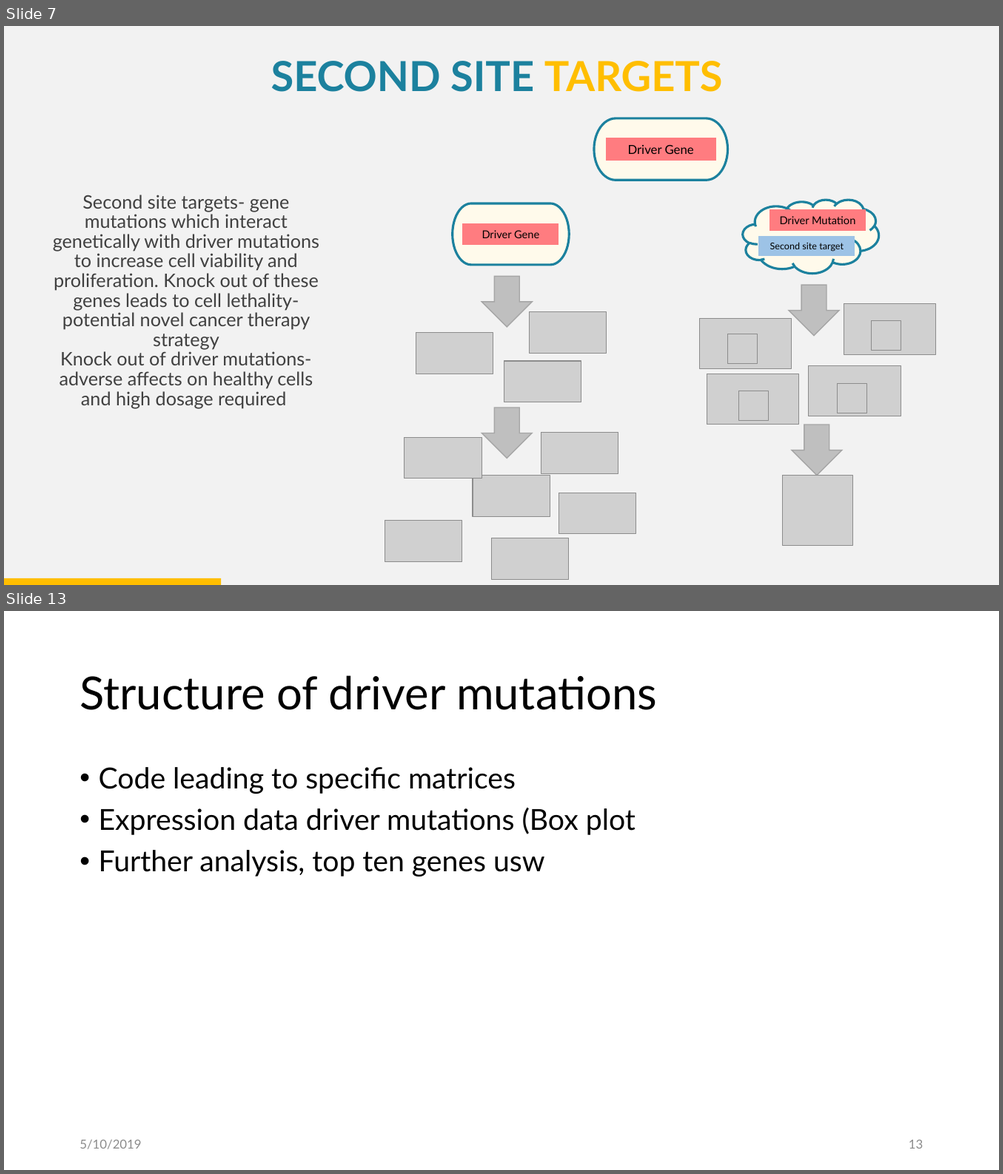
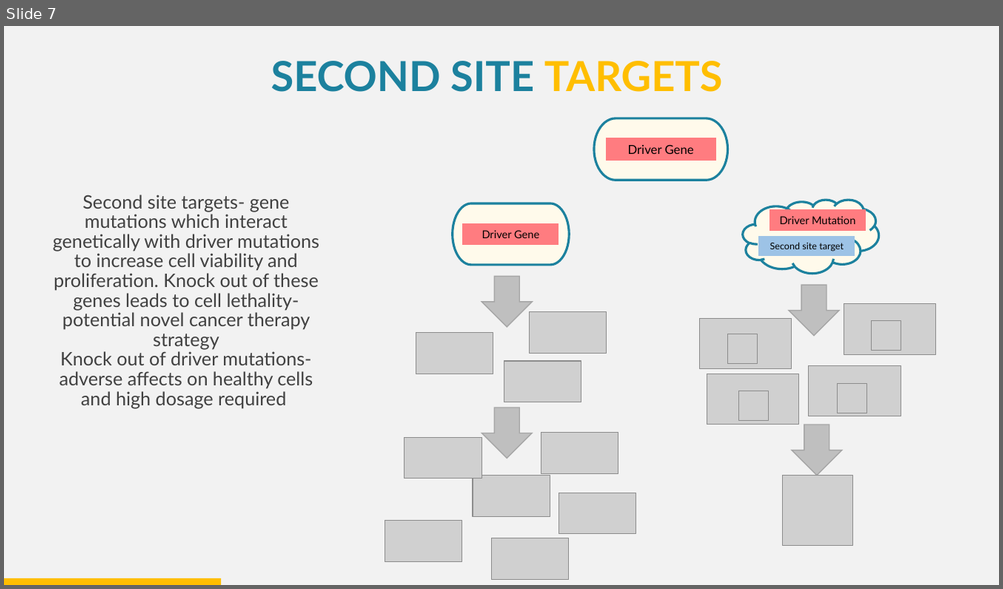
Before and after one commit to datascience-mobi/group-04-project-1-4, a slide deck: Folien Elias.pptx. Shown one above the other, each under a label of ours: slides 7 and 13 before the commit, slide 7 after it; the slides between them are not shown. The pictures are 1003x1174 and 1003x589 pixels, drawn with LibreOffice and Linux fonts; fonts in the diff are those of the drawing; grey boxes stand for pictures. Boxes give left, top, right and bottom in pixels: in the first picture for what was removed or moved away, otherwise in the second. Text is boxed around its words. In the diff, an @@ line names an element or a change of style, - is before the commit and + after.

```diff
--- a/Folien Elias.pptx
+++ b/Folien Elias.pptx
@@ slide 13 removed at (4, 611, 999, 1170), background #FFFFFF @@
@@ title removed at (79, 675, 657, 710) @@
-Structure of driver mutations
@@ text removed at (99, 767, 635, 877) @@
-• Code leading to specific matrices
-• Expression data driver mutations (Box plot
-• Further analysis, top ten genes usw
@@ text removed at (79, 1140, 141, 1150) @@
-5/10/2019
@@ page number removed at (908, 1140, 922, 1149) @@
-13
```
Also in this commit, not shown: 13 slides changed, 4 slides added, 3 other slides removed.
